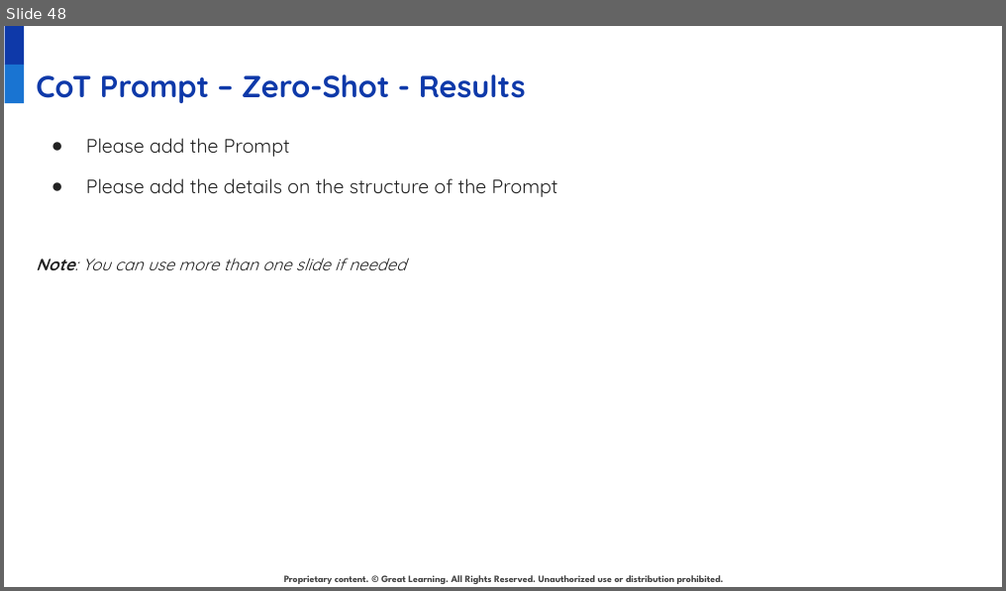
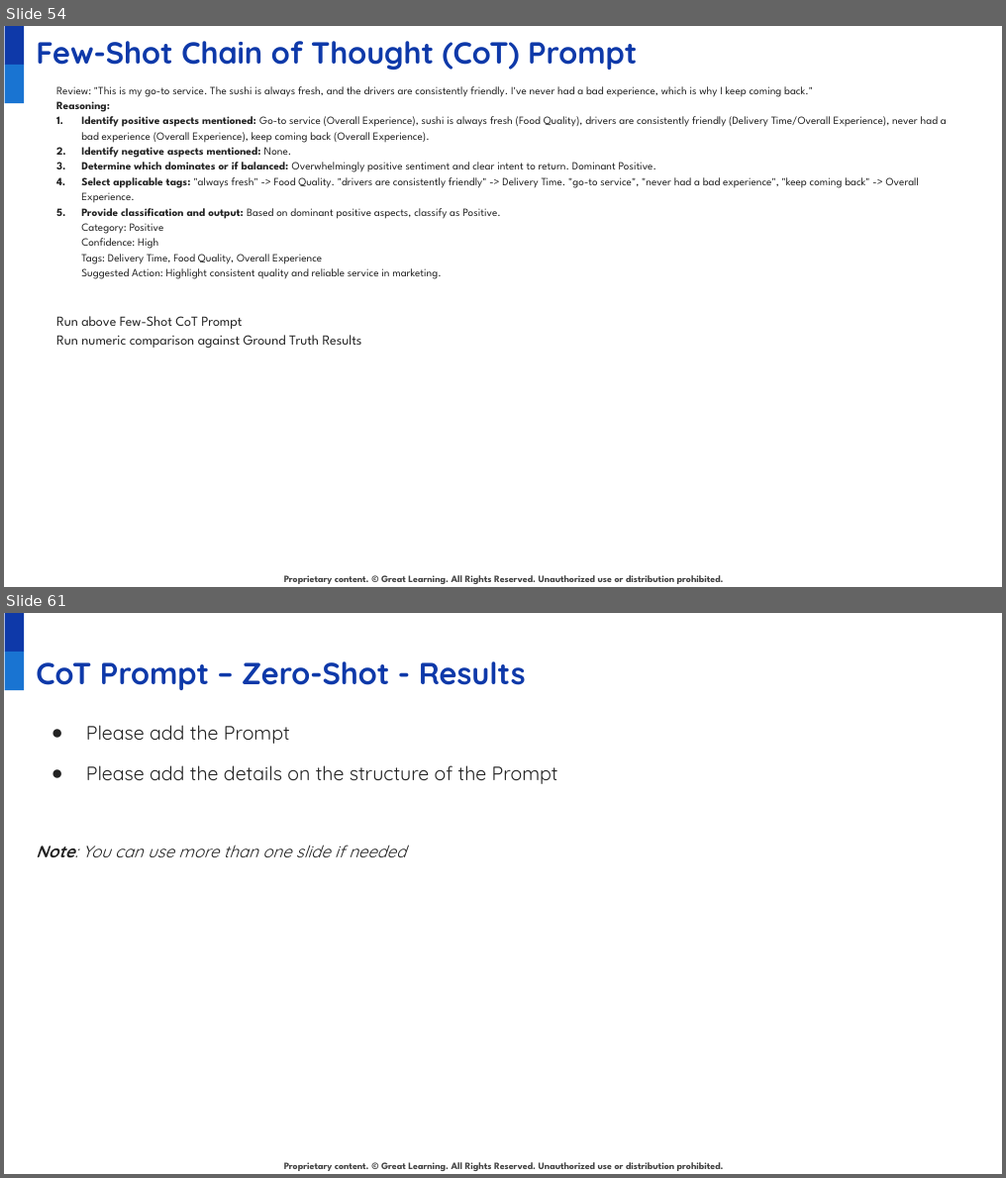
Before and after one commit to juanbucz/GreatLearning-TermProjects, a slide deck: GenAI-Powered Food Delivery Sentiment Analysis/Project Presentation - Business Applications of GenAI - John Buczkowski.pptx. Shown one above the other, each under a label of ours: slide 48 before the commit, slides 54 and 61 after it; the slides between them are not shown. The pictures are 1006x591 and 1006x1178 pixels, drawn with LibreOffice and Linux fonts; fonts in the diff are those of the drawing; background and template pictures are left out. Boxes give left, top, right and bottom in pixels: in the first picture for what was removed or moved away, otherwise in the second. Text is boxed around its words. In the diff, an @@ line names an element or a change of style, - is before the commit and + after.

Commit message:
GenAI - Food Delivery Sentiment Analysis - Zero-Shot and Few Shot Chain of Thought models

```diff
--- a/GenAI-Powered Food Delivery Sentiment Analysis/Project Presentation - Business Applications of GenAI - John Buczkowski.pptx
+++ b/GenAI-Powered Food Delivery Sentiment Analysis/Project Presentation - Business Applications of GenAI - John Buczkowski.pptx
@@ slide 54 added at (4,26,1002,587), background #FFFFFF; not listed: 3 template elements that a slide beside it also shows @@
@@ title added at (36,41,637,70), 22 pt, text #0E39A9, bold @@
+Few-Shot Chain of Thought (CoT) Prompt
@@ text added at (56,86,946,348), 8 pt, text #222222 @@
+Review: "This is my go-to service. The sushi is always fresh, and the drivers are consistently friendly. I've never had a bad experience, which is why I keep coming back."
+Reasoning:
+1. Identify positive aspects mentioned: Go-to service (Overall Experience), sushi is always fresh (Food Quality), drivers are consistently friendly (Delivery Time/Overall Experience), never had a bad experience (Overall Experience), keep coming back (Overall Experience).
+2. Identify negative aspects mentioned: None.
+3. Determine which dominates or if balanced: Overwhelmingly positive sentiment and clear intent to return. Dominant Positive.
+4. Select applicable tags: "always fresh" -> Food Quality. "drivers are consistently friendly" -> Delivery Time. "go-to service", "never had a bad experience", "keep coming back" -> Overall Experience.
+5. Provide classification and output: Based on dominant positive aspects, classify as Positive.
+   Category: Positive
+   Confidence: High
+   Tags: Delivery Time, Food Quality, Overall Experience
+   Suggested Action: Highlight consistent quality and reliable service in marketing.
+Run above Few-Shot CoT Prompt
+Run numeric comparison against Ground Truth Results
@@ what was slide 48 is now slide 61 @@
```
Also in this commit, not shown: 6 slides changed, 12 other slides added, 4 other files.
